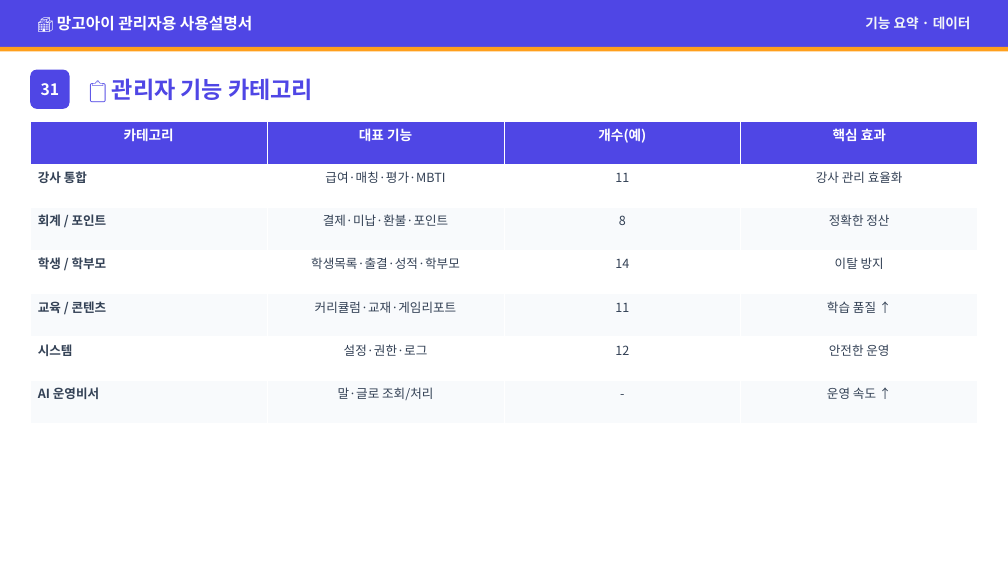
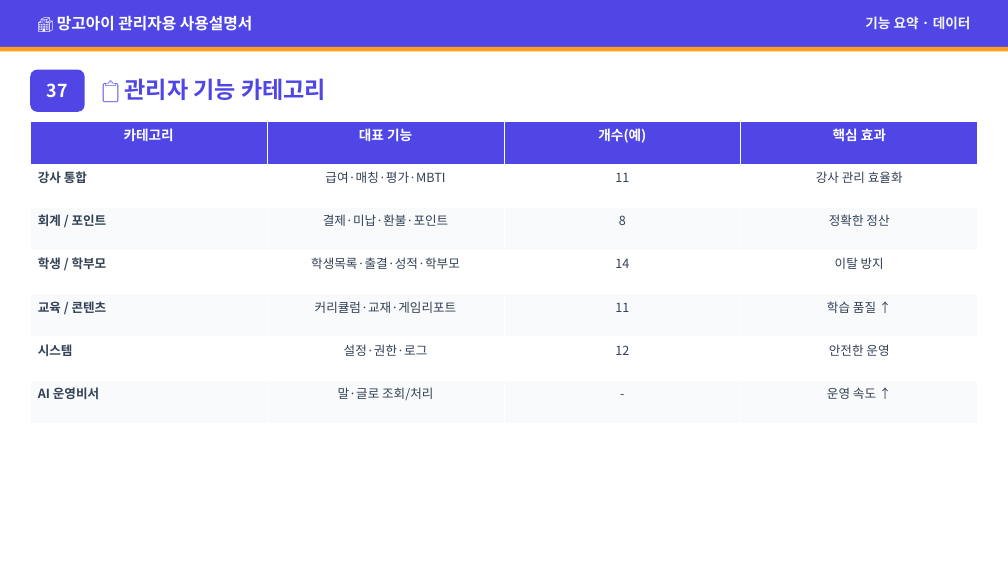
Before and after one commit to navy111p-sudo/mangoiweb, a slide deck: slide 41 of cloudflare-deploy/public/library/admin/admin-kr.pptx (slide 34 before the commit). Drawn at 1008x567 pixels with LibreOffice and Linux fonts; fonts in the diff are those of the drawing. Boxes give left, top, right and bottom in pixels: in the first picture for what was removed or moved away, otherwise in the second. Text is boxed around its words. In the diff, an @@ line names an element or a change of style, - is before the commit and + after.

```diff
--- a/cloudflare-deploy/public/library/admin/admin-kr.pptx
+++ b/cloudflare-deploy/public/library/admin/admin-kr.pptx
@@ rounded rectangle: place and size @@
-rounded rectangle at [30,70,70,109]
+rounded rectangle at [30,70,85,112]
@@ text at [47,83,68,97]: text changed; size 15 to 17 pt @@
-31
+37
@@ text "📋 관리자 기능 카테고리": place and size @@
-text "📋 관리자 기능 카테고리" at [112,78,313,100]
+text "📋 관리자 기능 카테고리" at [125,78,326,100]
```
Also in this commit, not shown: 5 other slides changed, 7 slides added, 33 other files.
